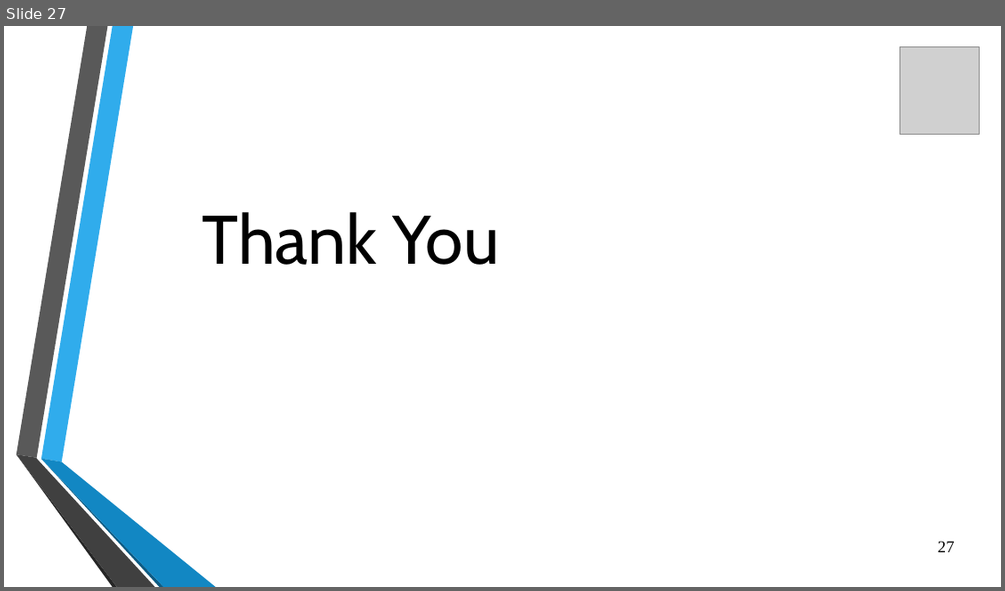
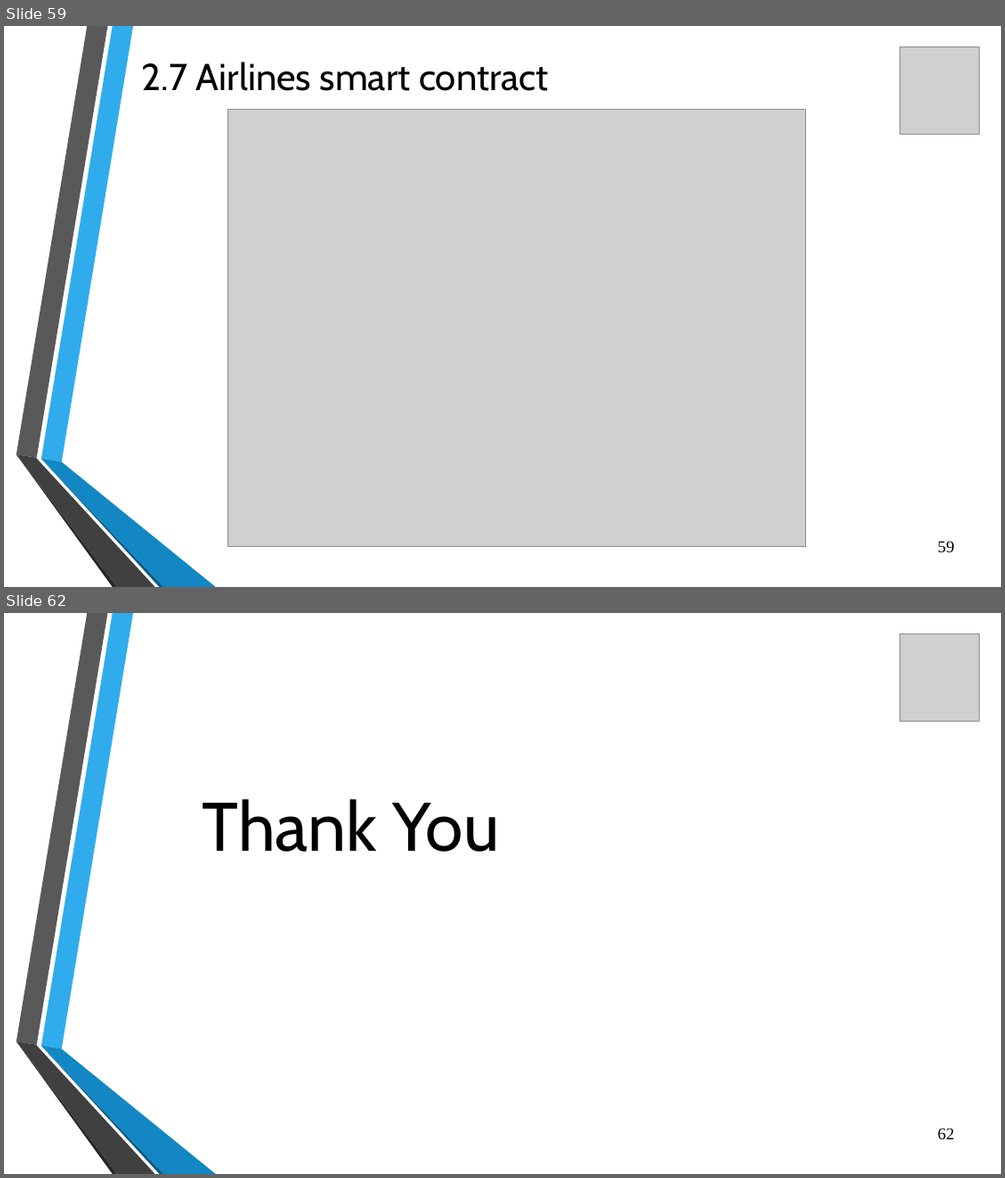
Before and after one commit to flick-23/SEM-7, a slide deck: BCM/Unit 2.pptx. Shown one above the other, each under a label of ours: slide 27 before the commit, slides 59 and 62 after it; the slides between them are not shown. The pictures are 1005x591 and 1005x1178 pixels, drawn with LibreOffice and Linux fonts; fonts in the diff are those of the drawing; grey boxes stand for pictures; background and template pictures are left out. Boxes give left, top, right and bottom in pixels: in the first picture for what was removed or moved away, otherwise in the second. Text is boxed around its words. In the diff, an @@ line names an element or a change of style, - is before the commit and + after.

```diff
--- a/BCM/Unit 2.pptx
+++ b/BCM/Unit 2.pptx
@@ slide 59 added at box(4, 26, 1001, 587), background picture (left out); not listed: 6 template elements that a slide beside it also shows @@
@@ picture added at box(900, 47, 979, 135) @@
@@ title added at box(142, 62, 549, 91), 36 pt, text #000000 @@
+2.7 Airlines smart contract
@@ picture added at box(227, 109, 806, 547) @@
@@ page number added at box(938, 540, 955, 553), 16 pt, text #000000 @@
+59
@@ what was slide 27 is now slide 62 @@
@@ page number at box(938, 1127, 955, 1139): text changed @@
-27
+62
```
Also in this commit, not shown: 35 other slides added, 3 other files.
